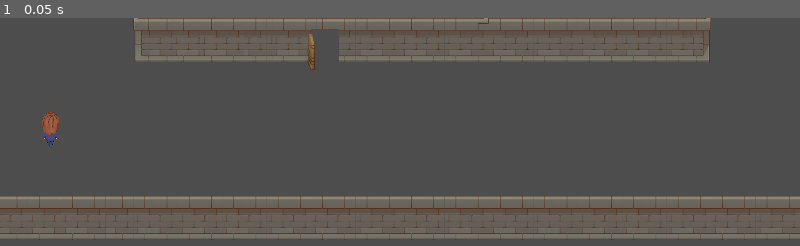
Above: before the commit, frame 1.
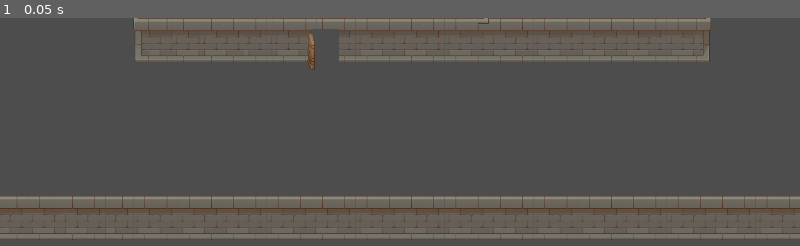
Above: after the commit, the same moment.

Repository: Deans-Paranoia/Deans-Paranoia
Game: Godot game, scene res://map/map.tscn
Two runs of this game, one before a commit and one after it. Both use one fixed random seed, a clock stepped at 60 frames per second and the inputs below. This scene is started directly instead of the project's main scene. The engine's default icon, where the game draws it, is replaced by a stand-in: a white triangle on a blue panel in a dark square.
Inputs:
- Up to frame 1 (0.05 s): no input

The runs differ from the first frame. In frame 1, 0.2% of the frame differs, in the area x 5-8%, y 41-57%.

Commit message:
removing temponary student objects

Diff:
--- a/map/map.gd
+++ b/map/map.gd
@@ -21,16 +21,16 @@
 				setNpc.rpc(name_number,task_number)
 				set_npc_for_host(name_number,task_number)
 				j+=1
-		if i==globalScript.deanId:
-			currentPlayer = deanScene.instantiate()
-			label = currentPlayer.get_node_or_null("CharacterBody2D/Label")
-			if(label != null):
-				label.text = "Dean"
-		else:
-			currentPlayer = studentScene.instantiate()
-			label = currentPlayer.get_node_or_null("CharacterBody2D/Label")
-			if(label != null):
-				label.text = globalScript.Players[i].fakeName
+		#if i==globalScript.deanId:
+			#currentPlayer = deanScene.instantiate()
+			#label = currentPlayer.get_node_or_null("CharacterBody2D/Label")
+			#if(label != null):
+				#label.text = "Dean"
+		#else:
+		currentPlayer = studentScene.instantiate()
+		label = currentPlayer.get_node_or_null("CharacterBody2D/Label")
+		if(label != null):
+			label.text = globalScript.Players[i].fakeName
 
 		currentPlayer.name = str(globalScript.Players[i].id)
 		currentPlayer.add_to_group("ThirdFloor")
--- a/map/map.tscn
+++ b/map/map.tscn
@@ -100,18 +100,6 @@
 position = Vector2(579, -153)
 scale = Vector2(19.3, 22.4)
 
-[node name="Student" parent="." instance=ExtResource("2_dqx11")]
-position = Vector2(72, 161)
-
-[node name="Student2" parent="." instance=ExtResource("2_dqx11")]
-position = Vector2(455, -131)
-
-[node name="Student3" parent="." instance=ExtResource("2_dqx11")]
-position = Vector2(1165, -244)
-
-[node name="Student4" parent="." instance=ExtResource("2_dqx11")]
-position = Vector2(439, -58)
-
 [connection signal="timeout" from="RoundTimer" to="." method="_on_round_timer_timeout"]
 [connection signal="screen_entered" from="TaskAreas/AreaNotifiers/NotesAreaNotifier" to="TaskAreas/AreaNotifiers" method="_on_notes_area_notifier_screen_entered"]
 [connection signal="screen_exited" from="TaskAreas/AreaNotifiers/NotesAreaNotifier" to="TaskAreas/AreaNotifiers" method="_on_notes_area_notifier_screen_exited"]
Not shown: 1 places in map/map.tscn that only renumber resources
